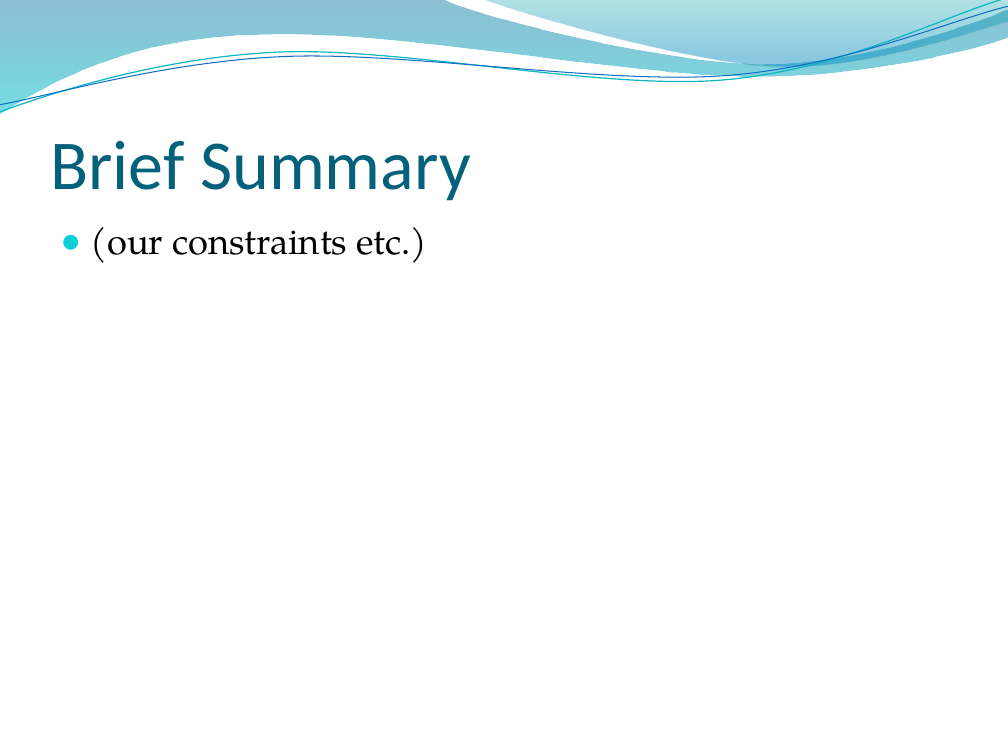
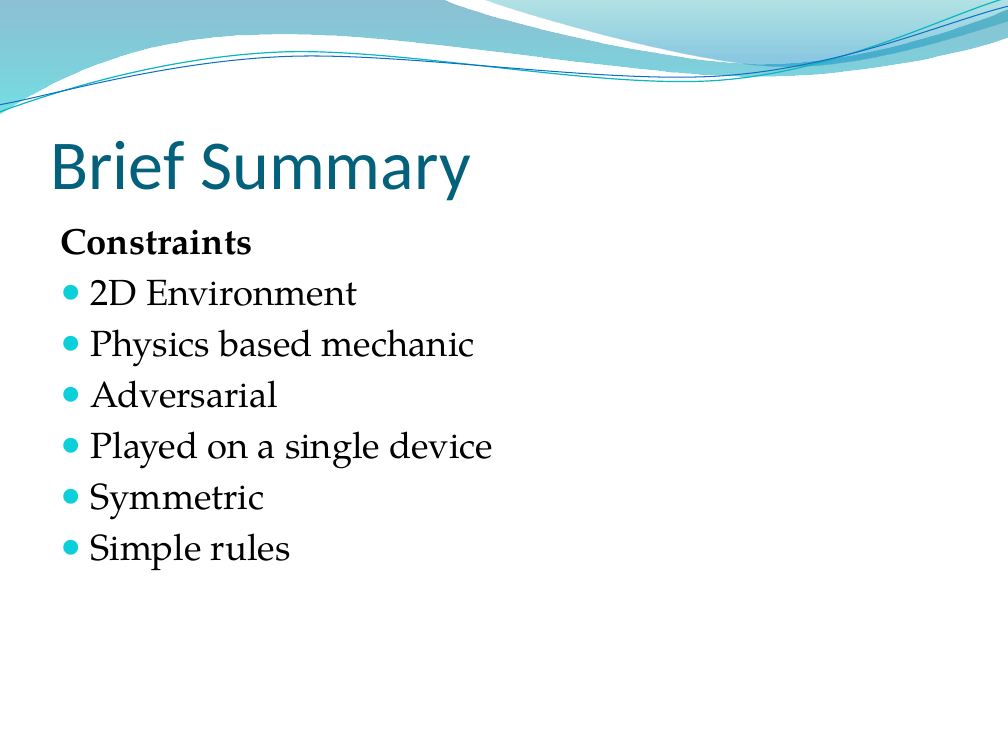
Before and after one commit to UoSGamesGroups/second-semester-s2-group-20, a slide deck: slide 2 of Presentations/Pitch 1 Presentation.pptx (slide 3 before the commit). Drawn at 1008x756 pixels with LibreOffice and Linux fonts; fonts in the diff are those of the drawing; background and template pictures are left out. Boxes give left, top, right and bottom in pixels: in the first picture for what was removed or moved away, otherwise in the second. Text is boxed around its words. In the diff, an @@ line names an element or a change of style, - is before the commit and + after.

```diff
--- a/Presentations/Pitch 1 Presentation.pptx
+++ b/Presentations/Pitch 1 Presentation.pptx
@@ text at box(60, 228, 493, 571): text changed @@
-● (our constraints etc.)
+Constraints
+● 2D Environment
+● Physics based mechanic
+● Adversarial
+● Played on a single device
+● Symmetric
+● Simple rules
```
Also in this commit, not shown: 5 other slides changed, 5 slides added, 5 slides removed.
